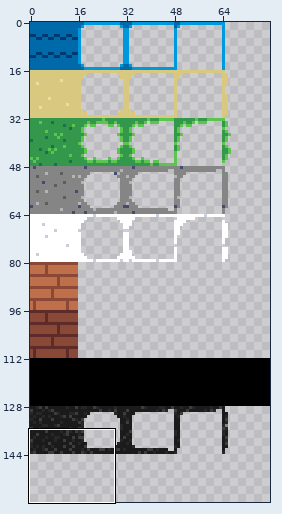
A pixel-art file gets an edit: aseprite/tiles_biome.aseprite. The picture above shows the old version from afar; the outline marks the close-up.
Close-up. Before:
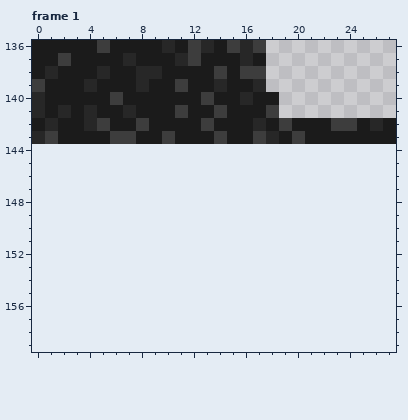
80x144 pixels, 4 frames. Shown: frame 1: x 0..27, y 136..159. The old version is drawn lined up with the new one, on the new canvas. The commit also changed other frames or places, which this record leaves out.
The result:
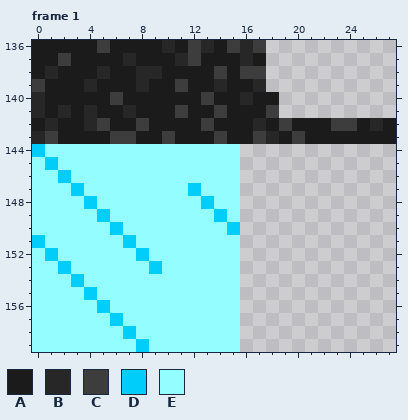
Palette (. is transparent): A #1b1b1b  B #272727  C #3d3d3d  D #00cdf9  E #94fdff
Diff:
canvas 80x144 -> 80x160
--- frame 1
@@ x 0..17 @@
 143 BCAAAACCAACAAACAAC
-144 ..................
-145 ..................
-146 ..................
-147 ..................
-148 ..................
-149 ..................
-150 ..................
-151 ..................
-152 ..................
-153 ..................
-154 ..................
-155 ..................
-156 ..................
-157 ..................
-158 ..................
-159 ..................
+144 DEEEEEEEEEEEEEEE..
+145 EDEEEEEEEEEEEEEE..
+146 EEDEEEEEEEEEEEEE..
+147 EEEDEEEEEEEEDEEE..
+148 EEEEDEEEEEEEEDEE..
+149 EEEEEDEEEEEEEEDE..
+150 EEEEEEDEEEEEEEED..
+151 DEEEEEEDEEEEEEEE..
+152 EDEEEEEEDEEEEEEE..
+153 EEDEEEEEEDEEEEEE..
+154 EEEDEEEEEEEEEEEE..
+155 EEEEDEEEEEEEEEEE..
+156 EEEEEDEEEEEEEEEE..
+157 EEEEEEDEEEEEEEEE..
+158 EEEEEEEDEEEEEEEE..
+159 EEEEEEEEDEEEEEEE..
